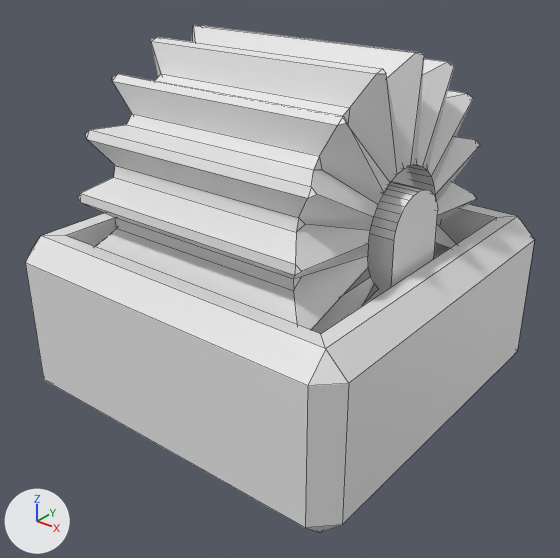
The FBX model Assets/Art/3D Resources/Gear_2.fbx as it was, and as the next commit left it.
Rendered twice from a camera (50 mm lens) standing at (2.34, -2.98, 1.45) and looking at (0.05, -0.12, -0.33). The lights are fixed; the arrows at lower left show +X, +Y and +Z. The older version comes first. Mesh edges are drawn as thin lines. Where no turn or scale is listed for an object, it has been applied to the vertices.

The scene before the commit, as lines of its bpy script (objects in view):
```python
me_cube = bpy.data.meshes.new('Cube')
me_cube.from_pydata(...)  # 160 vertices, 102 faces; spans x -1.0..1.0, y -1.0..1.0, z -1.0..0.45
# faces by material slot: [34, 34, 34]
me_cube.materials.append(mat_4)  # white #e7e7e7
me_cube.materials.append(mat_2)  # white #e7e7e7
me_cube.materials.append(mat_1)  # white #e7e7e7
me_cube_001 = bpy.data.meshes.new('Cube.001')
me_cube_001.from_pydata(...)  # 256 vertices, 224 faces; spans x -0.69..0.69, y -0.79..0.79, z -0.79..0.79
me_cube_001.materials.append(mat_4)  # white #e7e7e7
ob_cube = bpy.data.objects.new('Cube', me_cube)
ob_cube.location = (0.0, 0.0, 0.0)
ob_cube_001 = bpy.data.objects.new('Cube.001', me_cube_001)
ob_cube_001.location = (0.0, 0.0, 0.078)
```
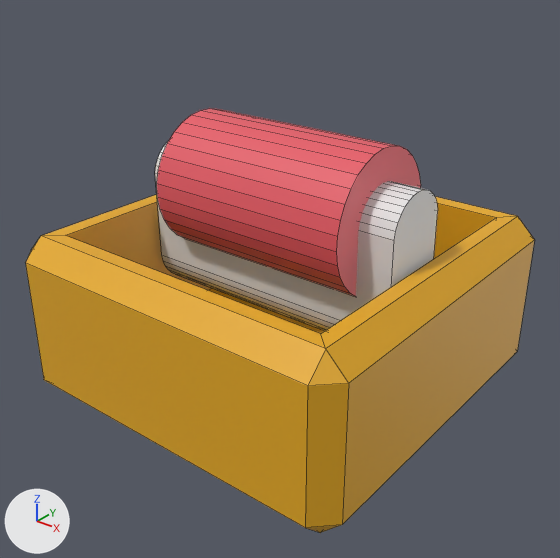
Where the change shows, as pixel boxes (x1, y1, x2, y2) in the pictures (560 x 558 px):
'Cube.001', deleted
    before: (78, 25, 480, 334)
part 1 of me_cube, recoloured (darker)
    before: (26, 204, 534, 533)
    after: (26, 194, 534, 533)
part 2 of me_cube, recoloured (white to red)
    before: (392, 168, 413, 186)
    after: (157, 108, 421, 297)

Edits to the bpy script that builds the scene:
```text
Add mat_in:
    mat_in = principled_material('in')
    mat_in.base_color = (0.801, 0.107, 0.136)  # red #e75c67
Add mat_base:
    mat_base = principled_material('base')
    mat_base.base_color = (0.8, 0.409, 0.0116)  # yellow #e7ab1c
Change me_cube:
    where me_cube.from_pydata(...)  # 160 vertices, 102 faces; spans x -1.0..1.0, y -1.0..1.0, z -1.0..0.45
    used by ob_cube; location = (0.0, 0.0, 0.0)
    remove me_cube.materials.append(mat_1)  # white #e7e7e7
    me_cube part 1: all 34 faces that had it switch from mat_4 (white #e7e7e7) to mat_base (yellow #e7ab1c)
    me_cube part 2: all 34 faces that had it switch from mat_2 (white #e7e7e7) to mat_in (red #e75c67)
Remove ob_cube_001:
    ob_cube_001 = bpy.data.objects.new('Cube.001', me_cube_001)
    ob_cube_001.location = (0.0, 0.0, 0.078)
```
